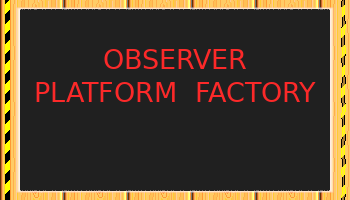
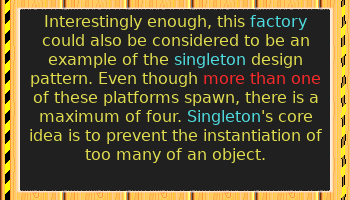
Revision of a layered 350 × 200 image; what changed, layer by layer:
renamed "OBSERVER PLATFORM FACTORY ..." to "Interestingly enough, this fac...", painted on it over [30, 15, 322, 163]
